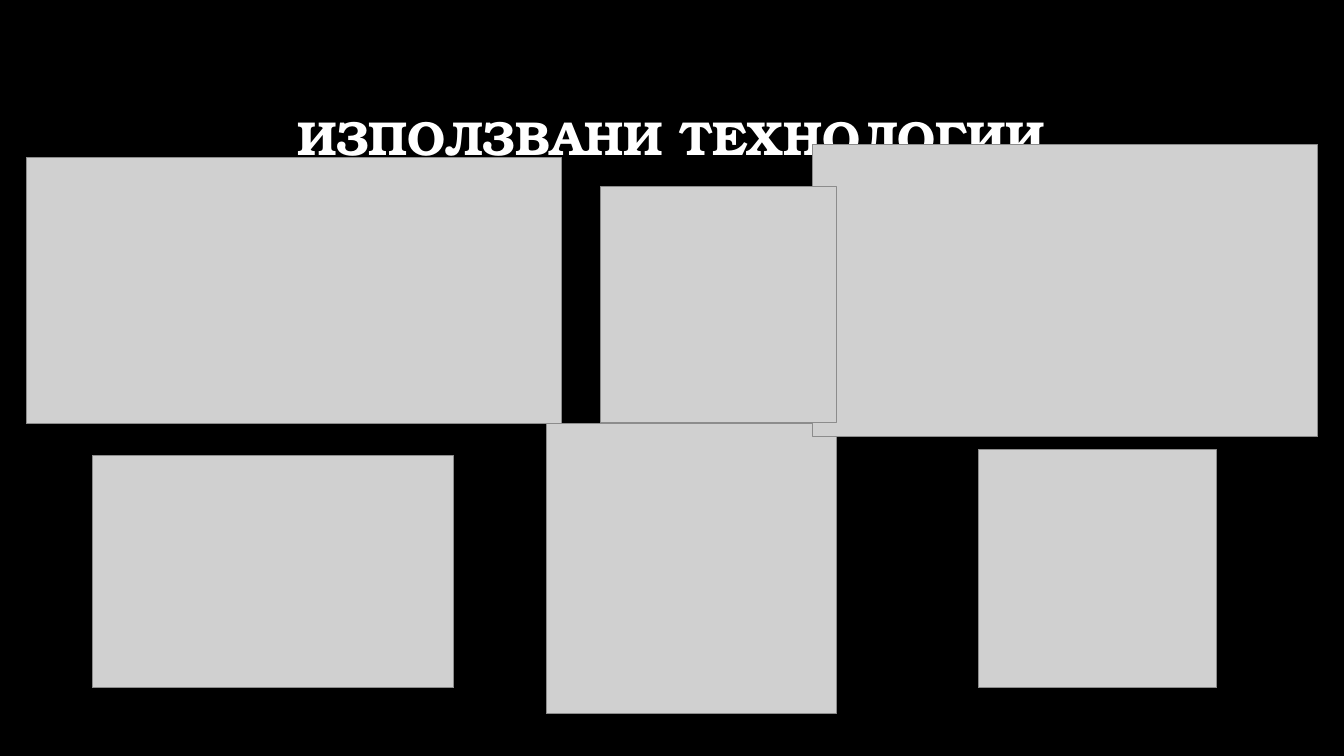
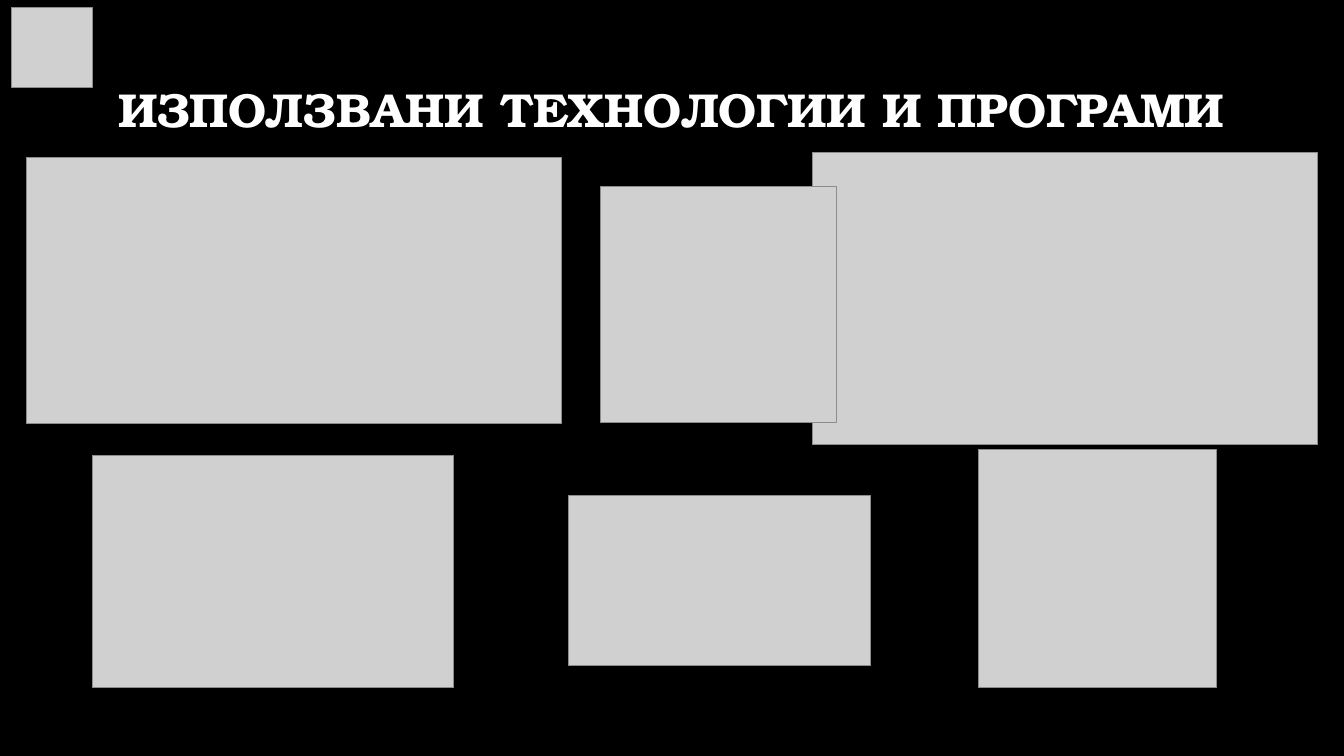
Before and after one commit to IYNazarenko19/ChatBot-OK-, a slide deck: slide 4 of chat-bot-OK_Presentation.pptx. Drawn at 1344x756 pixels with LibreOffice and Linux fonts; fonts in the diff are those of the drawing; grey boxes stand for pictures; background and template pictures are left out. Boxes give left, top, right and bottom in pixels: in the first picture for what was removed or moved away, otherwise in the second. Text is boxed around its words. In the diff, an @@ line names an element or a change of style, - is before the commit and + after.

Commit message:
Update Presentation

```diff
--- a/chat-bot-OK_Presentation.pptx
+++ b/chat-bot-OK_Presentation.pptx
@@ picture added at (12,7,93,88) @@
@@ title at (118,93,1224,128): text changed @@
-ИЗПОЛЗВАНИ ТЕХНОЛОГИИ
+ИЗПОЛЗВАНИ ТЕХНОЛОГИИ И ПРОГРАМИ
@@ picture: place and size @@
-picture at (813,144,1319,437)
+picture at (813,152,1319,445)
@@ picture: place and size @@
-picture at (546,423,837,714)
+picture at (569,495,871,665)
```
Also in this commit, not shown: 5 other slides changed, 1 slide added.
